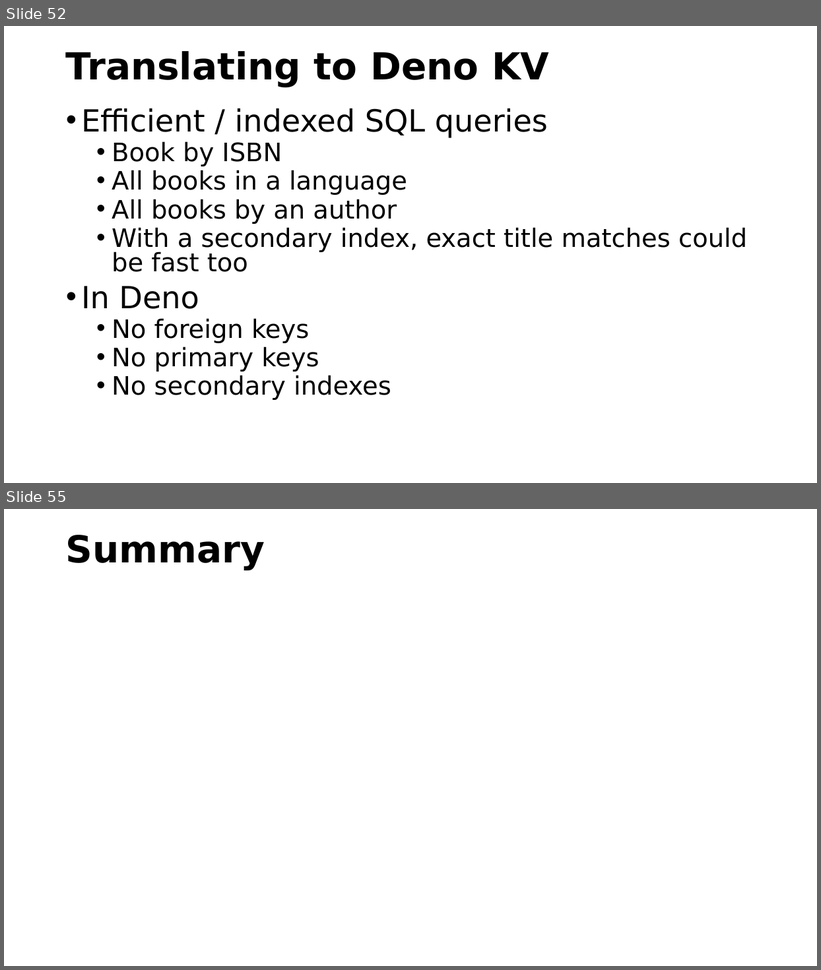
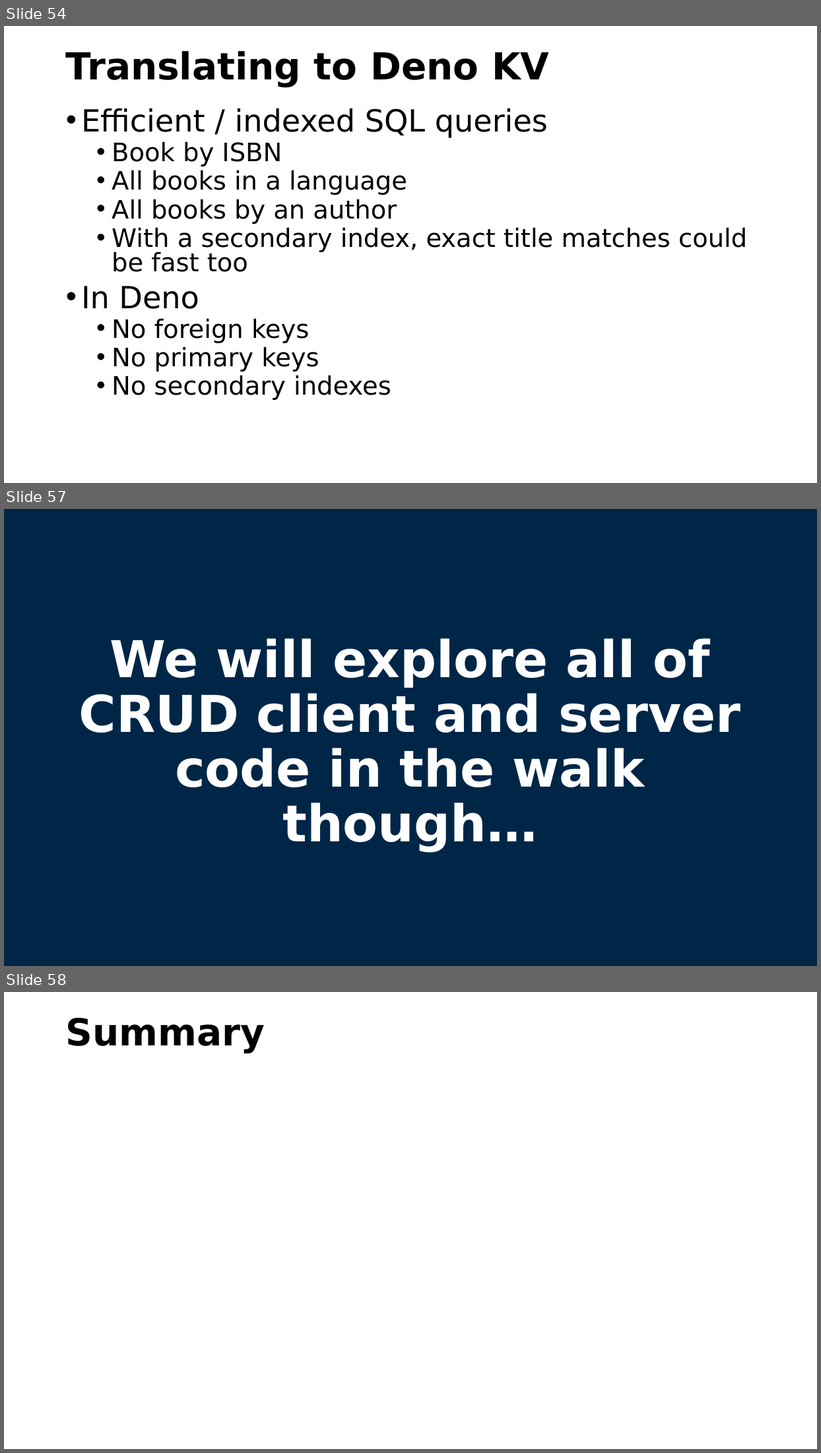
Before and after one commit to csev/pg4e, a slide deck: lectures/07-DenoKV.pptx. Shown one above the other, each under a label of ours: slides 52 and 55 before the commit, slides 54, 57 and 58 after it; the slides between them are not shown. The pictures are 821x970 and 821x1453 pixels, drawn with LibreOffice and Linux fonts; fonts in the diff are those of the drawing. Boxes give left, top, right and bottom in pixels: in the first picture for what was removed or moved away, otherwise in the second. Text is boxed around its words. In the diff, an @@ line names an element or a change of style, - is before the commit and + after.

```diff
--- a/lectures/07-DenoKV.pptx
+++ b/lectures/07-DenoKV.pptx
@@ slide 57 added at (x1=4, y1=509, x2=817, y2=966), background #002647 @@
@@ title added at (x1=79, y1=638, x2=741, y2=852), 60 pt, text #FFFFFF, bold @@
+We will explore all of CRUD client and server code in the walk though…
@@ what was slide 52 is now slide 54 @@
@@ what was slide 55 is now slide 58 @@
```
Also in this commit, not shown: 1 slide changed, 3 other slides added, 1 slide removed, 1 other file.
